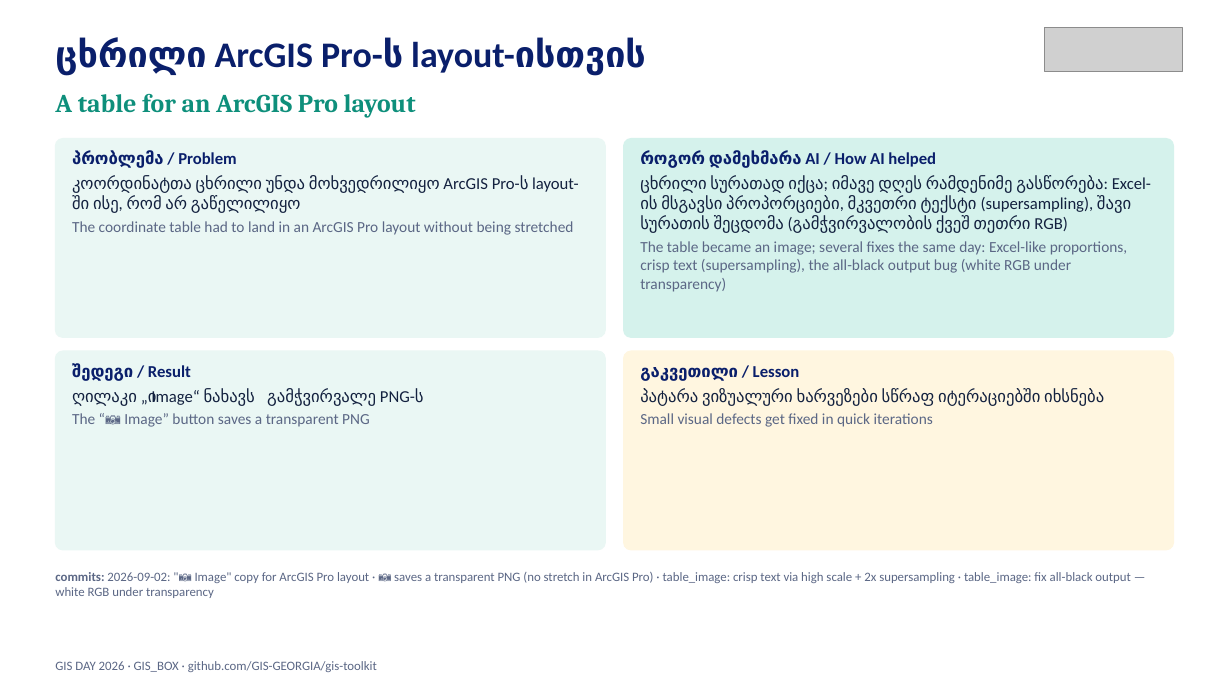
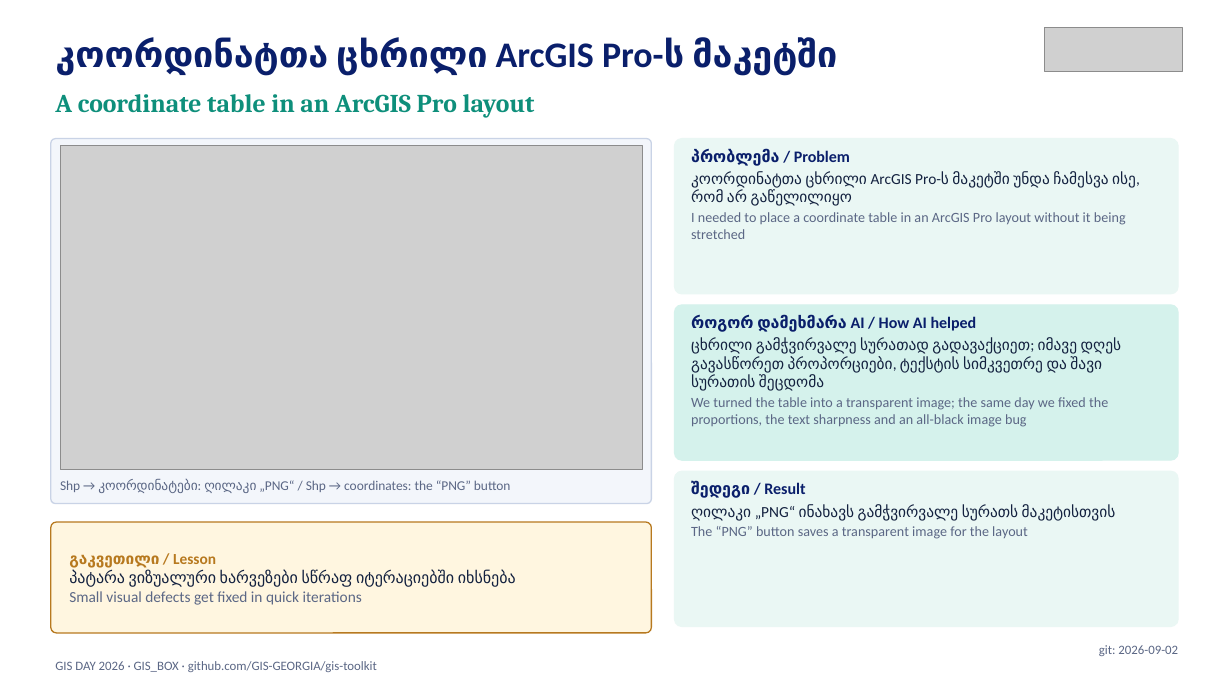
Before and after one commit to GIS-Edu-Georgia/gis-day, a slide deck: slide 9 of downloads/GIS_BOX_AI_PRESENTATION.pptx (slide 7 before the commit). Drawn at 1232x693 pixels with LibreOffice and Linux fonts; fonts in the diff are those of the drawing; grey boxes stand for pictures. Boxes give left, top, right and bottom in pixels: in the first picture for what was removed or moved away, otherwise in the second. Text is boxed around its words. In the diff, an @@ line names an element or a change of style, - is before the commit and + after.

```diff
--- a/downloads/GIS_BOX_AI_PRESENTATION.pptx
+++ b/downloads/GIS_BOX_AI_PRESENTATION.pptx
@@ text at [55,38,837,75]: text changed @@
-ცხრილი ArcGIS Pro-ს layout-ისთვის
+კოორდინატთა ცხრილი ArcGIS Pro-ს მაკეტში
@@ text at [55,94,535,117]: text changed @@
-A table for an ArcGIS Pro layout
+A coordinate table in an ArcGIS Pro layout
@@ rounded rectangle: place and size @@
-rounded rectangle at [55,139,605,337]
+rounded rectangle at [51,139,652,504]
@@ rounded rectangle at [51,139,652,504]: fill #EAF7F4 to #F3F6FB; outline #EAF7F4 1 pt to #C9D3E6 1 pt; proportions changed @@
@@ picture added at [60,146,642,470] @@
@@ rounded rectangle: place and size @@
-rounded rectangle at [624,139,1174,337]
+rounded rectangle at [675,139,1178,294]
@@ rounded rectangle at [675,139,1178,294]: fill #D5F2EC to #EAF7F4; outline #D5F2EC 1 pt to #EAF7F4 1 pt; proportions changed @@
@@ text at [691,148,850,166]: size 13 to 12.5 pt in "პრობლემა / Problem"; less space between paragraphs @@
@@ text "პრობლემა / Problem": place and size @@
-text "პრობლემა / Problem" at [72,150,578,235]
+text "პრობლემა / Problem" at [691,148,1136,239]
@@ text removed at [640,150,1151,292] @@
-როგორ დამეხმარა AI / How AI helped
-ცხრილი სურათად იქცა; იმავე დღეს რამდენიმე გასწორება: Excel-ის მსგავსი პროპორციები, მკვეთრი ტექსტი (supersampling), შავი სურათის შეცდომა (გამჭვირვალობის ქვეშ თეთრი RGB)
-The table became an image; several fixes the same day: Excel-like proportions, crisp text (supersampling), the all-black output bug (white RGB under transparency)
@@ text at [691,171,1136,239]: text changed; size 13 to 11 pt; text colour #13213F to #5B6785 @@
-კოორდინატთა ცხრილი უნდა მოხვედრილიყო ArcGIS Pro-ს layout-ში ისე, რომ არ გაწელილიყო
-The coordinate table had to land in an ArcGIS Pro layout without being stretched
+კოორდინატთა ცხრილი ArcGIS Pro-ს მაკეტში უნდა ჩამესვა ისე, რომ არ გაწელილიყო
+I needed to place a coordinate table in an ArcGIS Pro layout without it being stretched
@@ rounded rectangle: place and size @@
-rounded rectangle at [624,351,1174,550]
+rounded rectangle at [675,305,1178,460]
@@ rounded rectangle at [675,305,1178,460]: fill #FFF6E0 to #D5F2EC; outline #FFF6E0 1 pt to #D5F2EC 1 pt; proportions changed @@
@@ text at [691,314,1122,427]: text changed; size 10 to 11 pt @@
-commits: 2026-09-02: "📷 Image" copy for ArcGIS Pro layout · 📷 saves a transparent PNG (no stretch in ArcGIS Pro) · table_image: crisp text via high scale + 2x supersampling · table_image: fix all-black output — white RGB under transparency
+როგორ დამეხმარა AI / How AI helped
+ცხრილი გამჭვირვალე სურათად გადავაქციეთ; იმავე დღეს გავასწორეთ პროპორციები, ტექსტის სიმკვეთრე და შავი სურათის შეცდომა
+We turned the table into a transparent image; the same day we fixed the proportions, the text sharpness and an all-black image bug
@@ text added at [60,479,511,493], 10.5 pt, text #5B6785 @@
+Shp → კოორდინატები: ღილაკი „PNG“ / Shp → coordinates: the “PNG” button
@@ rounded rectangle: place and size @@
-rounded rectangle at [55,351,605,550]
+rounded rectangle at [675,471,1178,627]
@@ rounded rectangle at [675,471,1178,627]: proportions changed @@
@@ text "შედეგი / Result": place and size @@
-text "შედეგი / Result" at [72,363,424,427]
+text "შედეგი / Result" at [691,481,1116,539]
@@ text at [691,504,1116,539]: text changed; size 13 to 11 pt; text colour #13213F to #5B6785 @@
-ღილაკი „📷 Image“ ინახავს გამჭვირვალე PNG-ს
-The “📷 Image” button saves a transparent PNG
+ღილაკი „PNG“ ინახავს გამჭვირვალე სურათს მაკეტისთვის
+The “PNG” button saves a transparent image for the layout
@@ text at [691,481,805,498]: size 13 to 12.5 pt in "შედეგი / Result"; less space between paragraphs @@
@@ rounded rectangle added at [51,522,652,633], fill #FFF6E0, outline #B7791F 1 pt @@
@@ text "გაკვეთილი / Lesson": place and size @@
-text "გაკვეთილი / Lesson" at [640,366,1104,427]
+text "გაკვეთილი / Lesson" at [69,554,516,605]
@@ text "გაკვეთილი / Lesson" at [69,554,516,605]: vertical alignment top to middle @@
@@ text at [69,554,516,587]: size 13 to 12 pt, text colour #0A1F6B to #B7791F in "გაკვეთილი / Lesson"; size 13 to 12.5 pt in "პატარა ვიზუალური ხარვეზები სწრაფ იტერაციებში იხსნება"; less space between paragraphs @@
@@ text added at [1099,645,1178,656], 10 pt, text #5B6785 @@
+git: 2026-09-02
```
Also in this commit, not shown: 10 other slides changed, 4 slides added, 3 slides removed, 13 other files.
